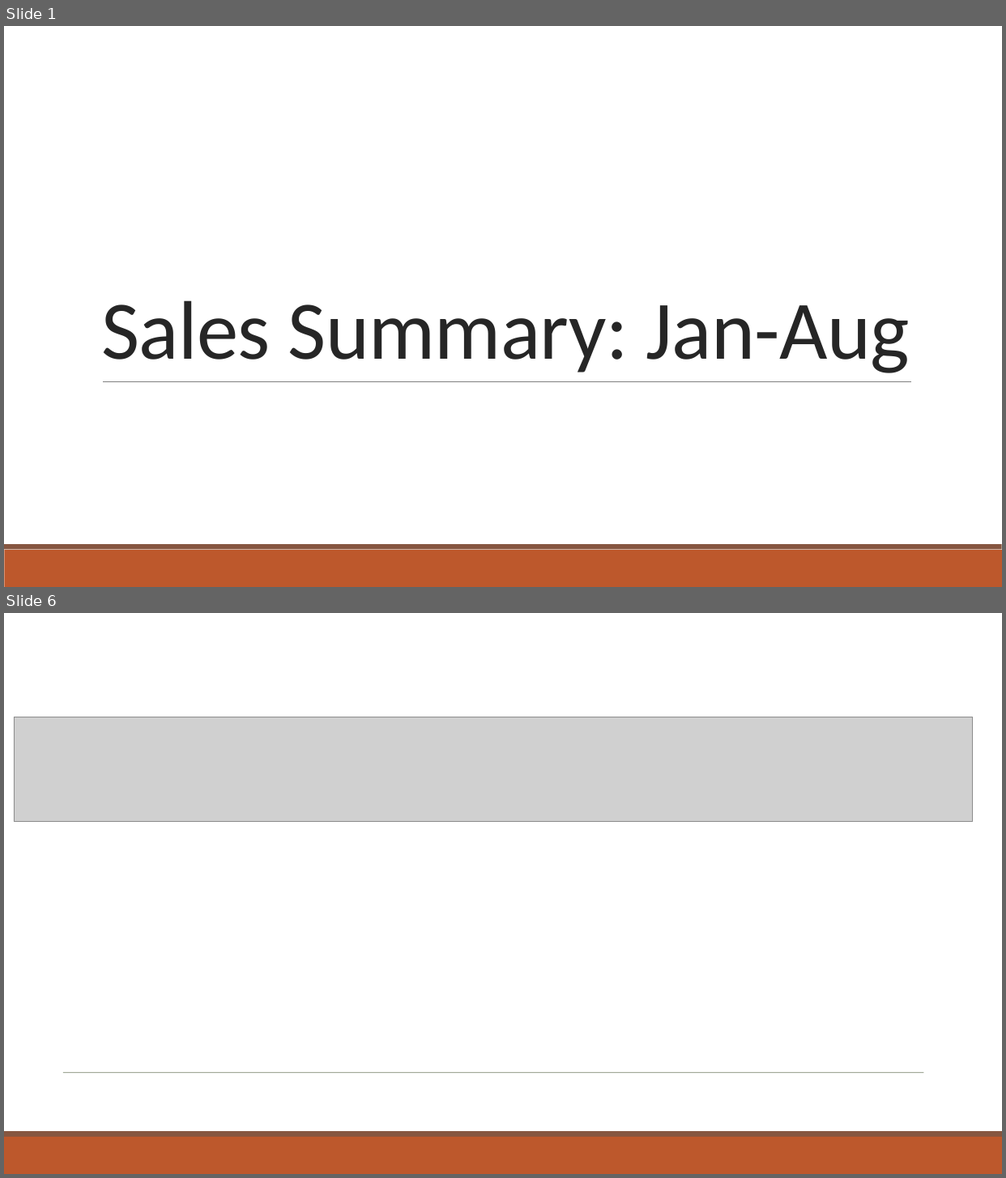
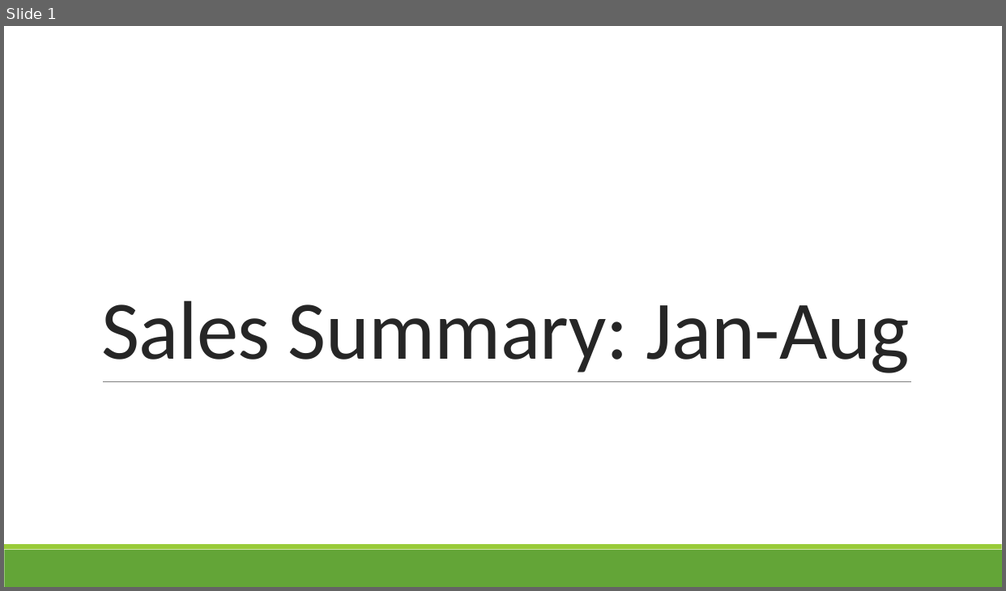
Before and after one commit to davidag2696/Chocolate_Sales_Jan-Aug, a slide deck: chocolate_sales.pptx. Shown one above the other, each under a label of ours: slides 1 and 6 before the commit, slide 1 after it; the slides between them are not shown. The pictures are 1006x1178 and 1006x591 pixels, drawn with LibreOffice and Linux fonts; fonts in the diff are those of the drawing; grey boxes stand for pictures. Boxes give left, top, right and bottom in pixels: in the first picture for what was removed or moved away, otherwise in the second. Text is boxed around its words. In the diff, an @@ line names an element or a change of style, - is before the commit and + after.

```diff
--- a/chocolate_sales.pptx
+++ b/chocolate_sales.pptx
@@ slide 6 removed at (x1=4, y1=613, x2=1002, y2=1174), background #FFFFFF @@
@@ rectangle removed at (x1=4, y1=613, x2=1002, y2=1131) @@
@@ picture removed at (x1=14, y1=717, x2=973, y2=822) @@
@@ line removed from (63, 1072) to (924, 1072) @@
@@ rectangle removed at (x1=4, y1=1131, x2=1002, y2=1137) @@
@@ rectangle removed at (x1=4, y1=1137, x2=1002, y2=1174) @@
@@ slide 1 changed as well @@
@@ rectangle at (x1=4, y1=550, x2=1002, y2=587): fill #BD582C to #63A537 @@
@@ rectangle at (x1=4, y1=544, x2=1002, y2=550): fill #865640 to #99CB38 @@
```
Also in this commit, not shown: 3 other slides changed, 5 slides added, 3 other slides removed, 1 other file.
